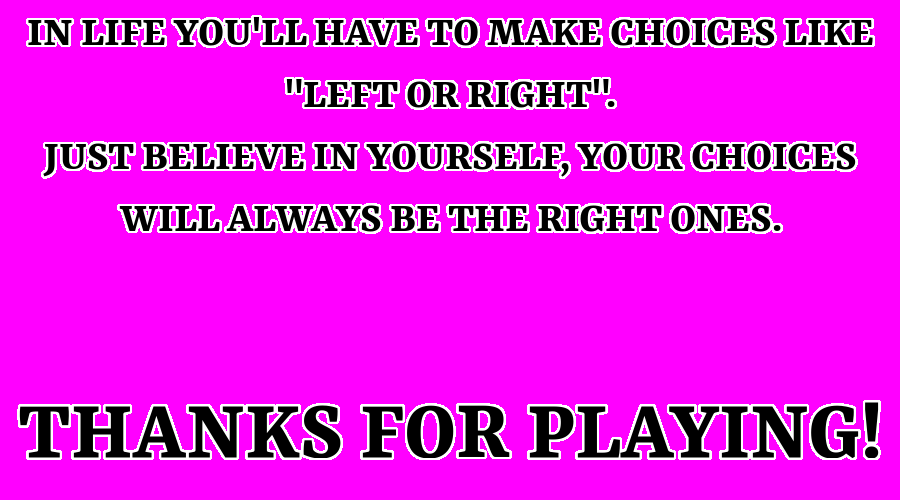
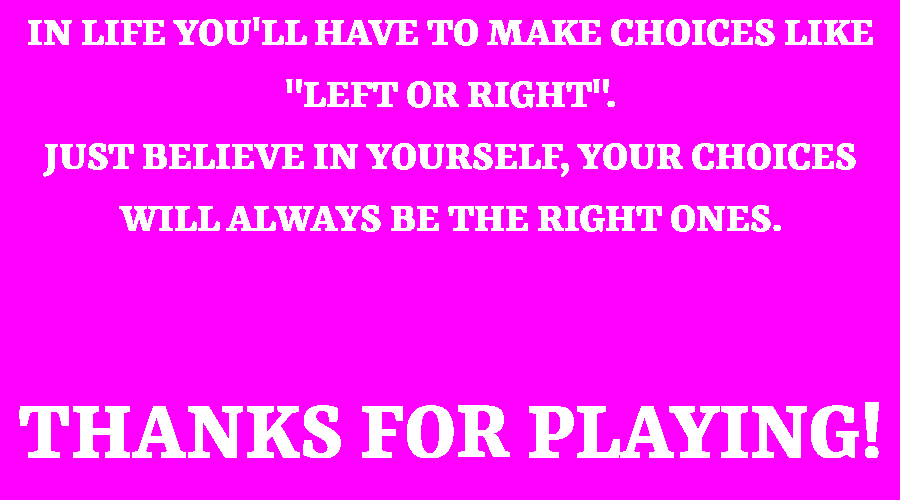
Layered file, before and after one edit (900x500). Changes by layer:
renamed "outline" to "text", moved it above "IN LIFE YOU'LL HAVE TO MAKE CH...", painted on it over [17, 15, 881, 460]
hid "IN LIFE YOU'LL HAVE TO MAKE CH..." over [19, 17, 879, 458]
